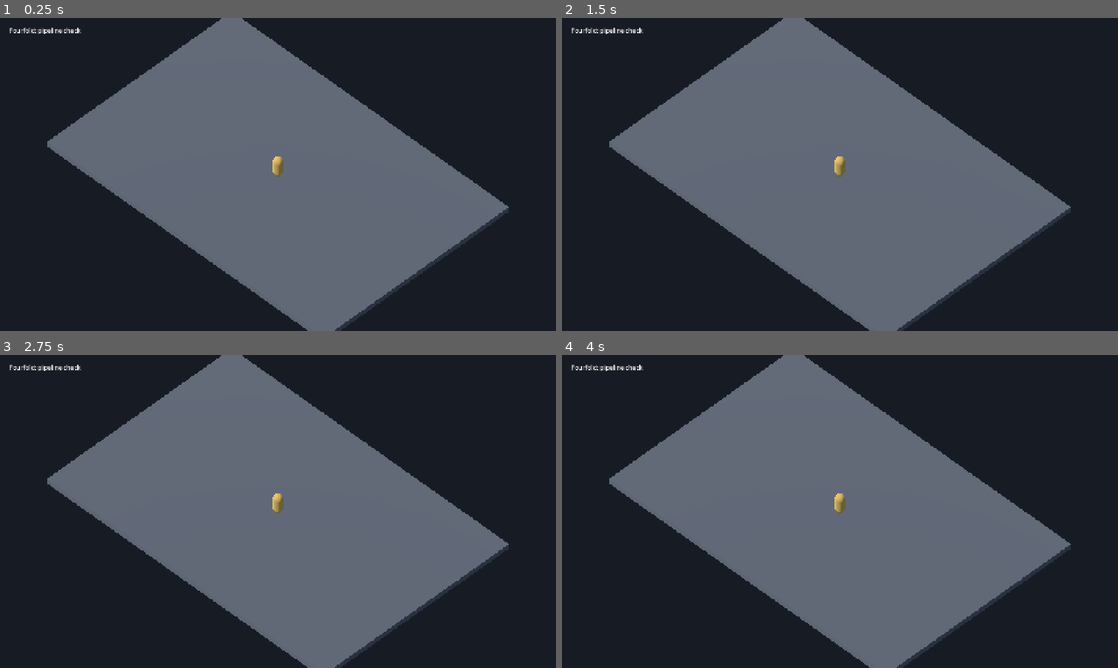
Above: before the commit, frames 1-4 (two rows, left to right).
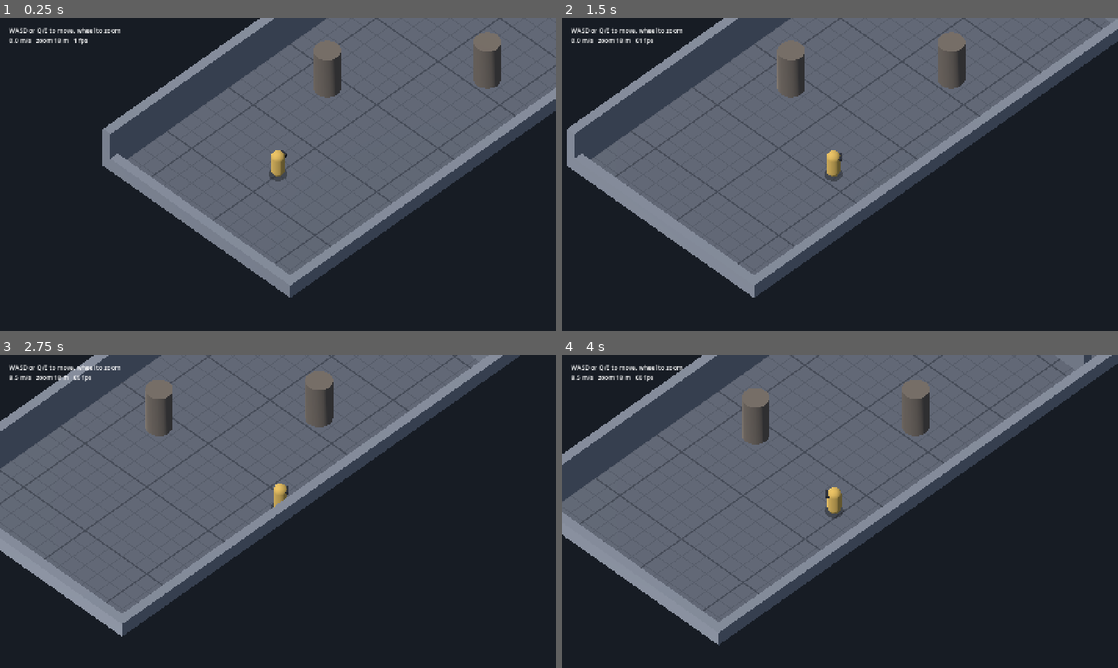
Above: after the commit, the same moments.

Repository: mhhussain/healer-brain
Game: Godot game, scene res://scenes/main.tscn
Same seed, same stepped clock (60 frames per second), same inputs: the game is played once before the commit and once after it.
Inputs (mouse positions are in pixels of both pictures, inside the frame that each line leads up to):
- Up to frame 1 (0.25 s): no input
- Up to frame 2 (1.5 s): tap Enter at 0.5 s; move the mouse to (962, 158) at 0.52 s; hold D (move_right, bound only after the commit) 0.53-1.25 s; tap Q at 0.6 s; click (962, 158) at 0.67 s; tap E at 0.8 s; drag from (728, 190) to (812, 237) at 1.27 s
- Up to frame 3 (2.75 s): move the mouse to (333, 442) at 2.02 s; hold D (move_right, bound only after the commit) from 2.03 s (still down); tap Q at 2.1 s; click (333, 442) at 2.17 s; tap E at 2.3 s
- Up to frame 4 (4 s): release D (move_right, bound only after the commit) at 2.75 s; drag from (812, 574) to (673, 464) at 2.77 s; move the mouse to (1006, 558) at 3.52 s; hold A (move_left, bound only after the commit) from 3.53 s (still down); hold Shift from 3.53 s (still down); click (1006, 558) at 3.67 s; tap E at 3.8 s

The runs differ from the first frame. In frame 1, 38% of the frame differs, in the area x 1-100%, y 0-100%; in frame 2, 41%; in frame 3, 48%, in the area x 0-94%, y 0-100%; in frame 4, 46%.

Commit message:
Add the grey-box room, the isometric camera and hero movement
Milestone 1 (feel): a hero capsule that eases up to 8.5 m/s and turns to face
the way it goes, WASD and Q/E relative to the camera, a following camera with
lag, lead and wheel zoom, and physics interpolation so motion is smooth above
60 Hz. Speed, acceleration, turn rate, camera lag and zoom are inspector values.
DESIGN.md section 3 now describes the isometric controls.

Co-Authored-By: Claude <noreply@anthropic.com>

Diff:
--- a/game/project.godot
+++ b/game/project.godot
@@ -28,7 +28,8 @@
 
 [physics]
 
-common/physics_ticks_per_second=60
+common/physics_jitter_fix=0.0
+common/physics_interpolation=true
 
 [rendering]
 
--- /dev/null
+++ b/game/scenes/hero.tscn
@@ -0,0 +1,62 @@
+[gd_scene format=3]
+
+[ext_resource type="Script" path="res://scripts/unit.gd" id="1"]
+[ext_resource type="Script" path="res://scripts/player_input.gd" id="2"]
+
+[sub_resource type="CapsuleShape3D" id="shape"]
+radius = 0.4
+height = 1.8
+
+[sub_resource type="CapsuleMesh" id="body"]
+radius = 0.4
+height = 1.8
+
+[sub_resource type="StandardMaterial3D" id="body_mat"]
+albedo_color = Color(0.86, 0.7, 0.34, 1)
+
+[sub_resource type="BoxMesh" id="nose"]
+size = Vector3(0.5, 0.2, 0.3)
+
+[sub_resource type="StandardMaterial3D" id="nose_mat"]
+albedo_color = Color(0.16, 0.17, 0.2, 1)
+
+[sub_resource type="CylinderMesh" id="shadow"]
+top_radius = 0.55
+bottom_radius = 0.55
+height = 0.02
+radial_segments = 24
+rings = 1
+
+[sub_resource type="StandardMaterial3D" id="shadow_mat"]
+transparency = 1
+shading_mode = 0
+albedo_color = Color(0, 0, 0, 0.32)
+
+[node name="Hero" type="CharacterBody3D"]
+axis_lock_linear_y = true
+motion_mode = 1
+script = ExtResource("1")
+
+[node name="Shape" type="CollisionShape3D" parent="."]
+transform = Transform3D(1, 0, 0, 0, 1, 0, 0, 0, 1, 0, 0.9, 0)
+shape = SubResource("shape")
+
+[node name="Shadow" type="MeshInstance3D" parent="."]
+transform = Transform3D(1, 0, 0, 0, 1, 0, 0, 0, 1, 0, 0.02, 0)
+mesh = SubResource("shadow")
+surface_material_override/0 = SubResource("shadow_mat")
+
+[node name="Visual" type="Node3D" parent="."]
+
+[node name="Body" type="MeshInstance3D" parent="Visual"]
+transform = Transform3D(1, 0, 0, 0, 1, 0, 0, 0, 1, 0, 0.9, 0)
+mesh = SubResource("body")
+surface_material_override/0 = SubResource("body_mat")
+
+[node name="Nose" type="MeshInstance3D" parent="Visual"]
+transform = Transform3D(1, 0, 0, 0, 1, 0, 0, 0, 1, 0, 1.4, -0.36)
+mesh = SubResource("nose")
+surface_material_override/0 = SubResource("nose_mat")
+
+[node name="Player" type="Node" parent="."]
+script = ExtResource("2")
--- a/game/scenes/main.tscn
+++ b/game/scenes/main.tscn
@@ -1,24 +1,26 @@
 [gd_scene format=3]
+
+[ext_resource type="Script" path="res://scripts/iso_camera.gd" id="1"]
+[ext_resource type="PackedScene" path="res://scenes/hero.tscn" id="2"]
+[ext_resource type="Shader" path="res://shaders/grid.gdshader" id="3"]
+[ext_resource type="Script" path="res://scripts/feel_readout.gd" id="4"]
+[ext_resource type="Script" path="res://scripts/web_probe.gd" id="5"]
 
 [sub_resource type="Environment" id="env"]
 background_mode = 1
 background_color = Color(0.09, 0.11, 0.14, 1)
 ambient_light_source = 2
 ambient_light_color = Color(0.62, 0.68, 0.78, 1)
-ambient_light_energy = 0.6
+ambient_light_energy = 0.5
 
-[sub_resource type="BoxMesh" id="floor_mesh"]
-size = Vector3(30, 0.5, 20)
+[sub_resource type="ShaderMaterial" id="floor_mat"]
+shader = ExtResource("3")
 
-[sub_resource type="StandardMaterial3D" id="floor_mat"]
-albedo_color = Color(0.36, 0.38, 0.42, 1)
+[sub_resource type="StandardMaterial3D" id="wall_mat"]
+albedo_color = Color(0.5, 0.52, 0.56, 1)
 
-[sub_resource type="CapsuleMesh" id="hero_mesh"]
-radius = 0.4
-height = 1.8
-
-[sub_resource type="StandardMaterial3D" id="hero_mat"]
-albedo_color = Color(0.85, 0.7, 0.35, 1)
+[sub_resource type="StandardMaterial3D" id="prop_mat"]
+albedo_color = Color(0.44, 0.4, 0.36, 1)
 
 [node name="Main" type="Node3D"]
 
@@ -26,29 +28,113 @@
 environment = SubResource("env")
 
 [node name="Sun" type="DirectionalLight3D" parent="."]
-transform = Transform3D(0.866, 0.4096, -0.2868, 0, 0.5736, 0.8192, 0.5, -0.7094, 0.4967, 0, 12, 0)
+transform = Transform3D(-0.195, 0.827, -0.527, 0, 0.5375, 0.843, 0.981, 0.164, -0.105, 0, 12, 0)
 
-[node name="Camera" type="Camera3D" parent="."]
-transform = Transform3D(0.7071, -0.5, 0.5, 0, 0.7071, 0.7071, -0.7071, -0.5, 0.5, 15, 21.21, 15)
+[node name="Camera" type="Camera3D" parent="." node_paths=PackedStringArray("target")]
+transform = Transform3D(0.7071, 0.5, -0.5, 0, 0.7071, 0.7071, 0.7071, -0.5, 0.5, -13, 21.21, 15)
 projection = 1
-size = 24.0
 current = true
+size = 18.0
+script = ExtResource("1")
+target = NodePath("../Hero")
 
-[node name="Floor" type="MeshInstance3D" parent="."]
-transform = Transform3D(1, 0, 0, 0, 1, 0, 0, 0, 1, 0, -0.25, 0)
-mesh = SubResource("floor_mesh")
-surface_material_override/0 = SubResource("floor_mat")
+[node name="Hero" parent="." instance=ExtResource("2")]
+transform = Transform3D(1, 0, 0, 0, 1, 0, 0, 0, 1, 2, 0, 0)
+facing = -1.5708
 
-[node name="Hero" type="MeshInstance3D" parent="."]
-transform = Transform3D(1, 0, 0, 0, 1, 0, 0, 0, 1, 0, 0.9, 0)
-mesh = SubResource("hero_mesh")
-surface_material_override/0 = SubResource("hero_mat")
+[node name="Room" type="Node3D" parent="."]
+
+[node name="Floor" type="CSGBox3D" parent="Room"]
+transform = Transform3D(1, 0, 0, 0, 1, 0, 0, 0, 1, 26, -0.25, 0)
+size = Vector3(60, 0.5, 14)
+material = SubResource("floor_mat")
+
+[node name="BackWall" type="CSGBox3D" parent="Room"]
+transform = Transform3D(1, 0, 0, 0, 1, 0, 0, 0, 1, 26, 1.5, -7.3)
+use_collision = true
+size = Vector3(61.2, 3, 0.6)
+material = SubResource("wall_mat")
+
+[node name="EndWall" type="CSGBox3D" parent="Room"]
+transform = Transform3D(1, 0, 0, 0, 1, 0, 0, 0, 1, 56.3, 1.5, 0)
+use_collision = true
+size = Vector3(0.6, 3, 14)
+material = SubResource("wall_mat")
+
+[node name="FrontWall" type="CSGBox3D" parent="Room"]
+transform = Transform3D(1, 0, 0, 0, 1, 0, 0, 0, 1, 26, 0.5, 7.3)
+use_collision = true
+size = Vector3(61.2, 1, 0.6)
+material = SubResource("wall_mat")
+
+[node name="StartWall" type="CSGBox3D" parent="Room"]
+transform = Transform3D(1, 0, 0, 0, 1, 0, 0, 0, 1, -4.3, 0.5, 0)
+use_collision = true
+size = Vector3(0.6, 1, 14)
+material = SubResource("wall_mat")
+
+[node name="DividerBack" type="CSGBox3D" parent="Room"]
+transform = Transform3D(1, 0, 0, 0, 1, 0, 0, 0, 1, 26, 1, -4.5)
+use_collision = true
+size = Vector3(0.6, 2, 5)
+material = SubResource("wall_mat")
+
+[node name="DividerFront" type="CSGBox3D" parent="Room"]
+transform = Transform3D(1, 0, 0, 0, 1, 0, 0, 0, 1, 26, 1, 4.5)
+use_collision = true
+size = Vector3(0.6, 2, 5)
+material = SubResource("wall_mat")
+
+[node name="Pillar1" type="CSGCylinder3D" parent="Room"]
+transform = Transform3D(1, 0, 0, 0, 1, 0, 0, 0, 1, 9, 1.5, -3)
+use_collision = true
+radius = 0.8
+height = 3.0
+sides = 20
+material = SubResource("prop_mat")
+
+[node name="Pillar2" type="CSGCylinder3D" parent="Room"]
+transform = Transform3D(1, 0, 0, 0, 1, 0, 0, 0, 1, 16, 1.5, 3)
+use_collision = true
+radius = 0.8
+height = 3.0
+sides = 20
+material = SubResource("prop_mat")
+
+[node name="Pillar3" type="CSGCylinder3D" parent="Room"]
+transform = Transform3D(1, 0, 0, 0, 1, 0, 0, 0, 1, 36, 1.5, -2)
+use_collision = true
+radius = 0.8
+height = 3.0
+sides = 20
+material = SubResource("prop_mat")
+
+[node name="Pillar4" type="CSGCylinder3D" parent="Room"]
+transform = Transform3D(1, 0, 0, 0, 1, 0, 0, 0, 1, 44, 1.5, 3)
+use_collision = true
+radius = 0.8
+height = 3.0
+sides = 20
+material = SubResource("prop_mat")
+
+[node name="Crate" type="CSGBox3D" parent="Room"]
+transform = Transform3D(0.94, 0, 0.342, 0, 1, 0, -0.342, 0, 0.94, 20, 0.6, -4.6)
+use_collision = true
+size = Vector3(1.2, 1.2, 1.2)
+material = SubResource("prop_mat")
 
 [node name="Hud" type="CanvasLayer" parent="."]
 
-[node name="Title" type="Label" parent="Hud"]
+[node name="Readout" type="Label" parent="Hud" node_paths=PackedStringArray("unit", "camera")]
 offset_left = 24.0
 offset_top = 20.0
 offset_right = 600.0
-offset_bottom = 60.0
-text = "Fourfold: pipeline check"
+offset_bottom = 80.0
+script = ExtResource("4")
+unit = NodePath("../../Hero")
+camera = NodePath("../../Camera")
+
+[node name="WebProbe" type="Node" parent="." node_paths=PackedStringArray("unit", "camera")]
+script = ExtResource("5")
+unit = NodePath("../Hero")
+camera = NodePath("../Camera")
--- /dev/null
+++ b/game/scripts/controls.gd
@@ -0,0 +1,29 @@
+class_name Controls
+extends RefCounted
+
+# The keys the game itself uses, by where they sit on the keyboard. Ability keys join these later.
+const MOVE := {
+	"move_left": [KEY_A, KEY_Q],
+	"move_right": [KEY_D, KEY_E],
+	"move_up": [KEY_W],
+	"move_down": [KEY_S],
+}
+
+
+static func install() -> void:
+	for action: String in MOVE:
+		if InputMap.has_action(action):
+			InputMap.erase_action(action)
+		InputMap.add_action(action)
+		for code: Key in MOVE[action]:
+			var ev := InputEventKey.new()
+			ev.physical_keycode = code
+			InputMap.action_add_event(action, ev)
+
+
+# Turns the movement keys (x to the right of the screen, y down it) into a direction on the floor,
+# as the camera sees it: "up" is away from the camera, whichever way the camera is turned.
+static func ground_direction(stick: Vector2, camera_basis: Basis) -> Vector3:
+	var right := Vector3(camera_basis.x.x, 0, camera_basis.x.z).normalized()
+	var away := Vector3(-camera_basis.z.x, 0, -camera_basis.z.z).normalized()
+	return (right * stick.x - away * stick.y).limit_length(1.0)
--- /dev/null
+++ b/game/scripts/feel_readout.gd
@@ -0,0 +1,13 @@
+extends Label
+
+# A corner readout for tuning the feel: how fast the hero is going and how smoothly the game draws.
+
+@export var unit: Unit
+@export var camera: IsoCamera
+
+
+func _process(_delta: float) -> void:
+	if unit == null or camera == null:
+		return
+	text = "WASD or Q/E to move, wheel to zoom\n%.1f m/s   zoom %.0f m   %d fps" % [
+		unit.velocity.length(), camera.zoom, Engine.get_frames_per_second()]
--- /dev/null
+++ b/game/scripts/iso_camera.gd
@@ -0,0 +1,87 @@
+class_name IsoCamera
+extends Camera3D
+
+# The fixed isometric camera: flat (orthographic) projection, looking down from a corner, following
+# a target with a little lag and a little lead. It never turns during play; the wheel zooms.
+
+@export var target: Node3D
+
+@export_group("Angle")
+## Which corner it looks from, in degrees about the vertical.
+@export_range(-180, 180) var yaw_deg := -45.0
+## How steeply it looks down.
+@export_range(20, 80) var pitch_deg := 45.0
+## How far back it sits. With a flat projection this changes nothing you can see, only what clips.
+@export var distance := 30.0
+
+@export_group("Follow")
+## Seconds for the camera to close most of the gap to the target. 0 locks it on.
+@export var lag := 0.12
+## Metres the view leads a moving target, so you see more of where you are going.
+@export var look_ahead := 1.0
+## Seconds for that lead to swing round after a change of direction.
+@export var look_ahead_lag := 0.4
+
+@export_group("Zoom")
+## Metres of world from the top of the screen to the bottom.
+@export var zoom := 18.0
+@export var zoom_min := 12.0
+@export var zoom_max := 30.0
+@export var zoom_step := 1.5
+@export var zoom_lag := 0.08
+
+var _focus := Vector3.ZERO
+var _lead := Vector3.ZERO
+
+
+func _ready() -> void:
+	projection = PROJECTION_ORTHOGONAL
+	# the camera does its own smoothing every drawn frame, from the target's in-between position
+	physics_interpolation_mode = Node.PHYSICS_INTERPOLATION_MODE_OFF
+	size = zoom
+	if target:
+		_focus = target.global_position
+	_place()
+
+
+func _unhandled_input(event: InputEvent) -> void:
+	var mb := event as InputEventMouseButton
+	if mb and mb.pressed:
+		if mb.button_index == MOUSE_BUTTON_WHEEL_UP:
+			_zoom_by(-zoom_step)
+		elif mb.button_index == MOUSE_BUTTON_WHEEL_DOWN:
+			_zoom_by(zoom_step)
+	# trackpads: two-finger scroll and pinch
+	var pan := event as InputEventPanGesture
+	if pan:
+		_zoom_by(pan.delta.y * zoom_step * 0.5)
+	var pinch := event as InputEventMagnifyGesture
+	if pinch:
+		_zoom_by(zoom / pinch.factor - zoom)
+
+
+func _zoom_by(amount: float) -> void:
+	zoom = clampf(zoom + amount, zoom_min, zoom_max)
+
+
+func _process(delta: float) -> void:
+	if target:
+		var at := target.get_global_transform_interpolated().origin
+		var lead := Vector3.ZERO
+		var body := target as Unit
+		if body and body.speed > 0.0:
+			lead = (body.velocity / body.speed).limit_length(1.0) * look_ahead
+		_lead = _lead.lerp(lead, _ease(delta, look_ahead_lag))
+		_focus = _focus.lerp(at + _lead, _ease(delta, lag))
+	size = lerpf(size, zoom, _ease(delta, zoom_lag))
+	_place()
+
+
+# How much of a gap to close this frame so that it closes the same way at any frame rate.
+func _ease(delta: float, seconds: float) -> float:
+	return 1.0 if seconds <= 0.0 else 1.0 - exp(-delta / seconds)
+
+
+func _place() -> void:
+	rotation_degrees = Vector3(-pitch_deg, yaw_deg, 0)
+	global_position = _focus + global_basis.z * distance
--- /dev/null
+++ b/game/scripts/player_input.gd
@@ -0,0 +1,19 @@
+extends Node
+
+# Reads the movement keys and steers the unit this sits under, relative to the camera.
+
+@onready var unit: Unit = get_parent()
+
+
+func _ready() -> void:
+	Controls.install()
+	# ahead of the unit's own tick, so a key press moves it on the same tick
+	process_physics_priority = -1
+
+
+func _physics_process(_delta: float) -> void:
+	var cam := get_viewport().get_camera_3d()
+	if cam == null:
+		return
+	var stick := Input.get_vector("move_left", "move_right", "move_up", "move_down")
+	unit.wish = Controls.ground_direction(stick, cam.global_basis)
--- /dev/null
+++ b/game/scripts/unit.gd
@@ -0,0 +1,38 @@
+class_name Unit
+extends CharacterBody3D
+
+# A hero or an enemy on the floor. Whoever drives it (the player's keys now, the AI later) sets
+# `wish`; the unit turns that into movement that eases in and out, and turns to face the way it goes.
+
+@export_group("Movement")
+## Top speed in metres a second.
+@export var speed := 8.5
+## How quickly it gets up to speed, in metres a second each second.
+@export var acceleration := 90.0
+## How quickly it stops once nothing is steering it.
+@export var braking := 110.0
+## How quickly it turns to face the way it is going, in radians a second.
+@export var turn_rate := 18.0
+
+## The way it faces, as a turn about the vertical; 0 looks along -Z.
+@export_range(-180, 180, 0.1, "radians_as_degrees") var facing := 0.0
+
+## Where the driver wants to go: a direction on the floor, up to length 1.
+var wish := Vector3.ZERO
+
+@onready var visual: Node3D = $Visual
+
+
+func _ready() -> void:
+	motion_mode = MOTION_MODE_FLOATING
+	visual.rotation.y = facing
+
+
+func _physics_process(delta: float) -> void:
+	var want := Vector3(wish.x, 0, wish.z).limit_length(1.0) * speed
+	var steering := not want.is_zero_approx()
+	velocity = Vector3(velocity.x, 0, velocity.z).move_toward(want, (acceleration if steering else braking) * delta)
+	move_and_slide()
+	if steering:
+		facing = rotate_toward(facing, atan2(-want.x, -want.z), turn_rate * delta)
+	visual.rotation.y = facing
--- /dev/null
+++ b/game/scripts/web_probe.gd
@@ -0,0 +1,24 @@
+extends Node
+
+# On the web build with ?debug in the address, publishes a little state as window.fourfold, so a
+# browser test can read where the hero is and how the game is running.
+
+@export var unit: Unit
+@export var camera: IsoCamera
+
+
+func _ready() -> void:
+	set_process(OS.has_feature("web") and str(JavaScriptBridge.eval("location.search")).contains("debug"))
+
+
+func _process(_delta: float) -> void:
+	var state := {
+		"x": unit.global_position.x,
+		"z": unit.global_position.z,
+		"speed": unit.velocity.length(),
+		"facing": unit.facing,
+		"zoom": camera.zoom,
+		"fps": Engine.get_frames_per_second(),
+		"ticks": Engine.get_physics_frames(),
+	}
+	JavaScriptBridge.eval("window.fourfold=" + JSON.stringify(state), true)
--- /dev/null
+++ b/game/shaders/grid.gdshader
@@ -0,0 +1,25 @@
+shader_type spatial;
+
+// Grey-box floor: a one-metre grid with a bolder line every five, fixed to the world so that
+// movement and speed can be read against it.
+
+uniform vec3 base : source_color = vec3(0.36, 0.38, 0.42);
+uniform vec3 fine : source_color = vec3(0.31, 0.33, 0.37);
+uniform vec3 bold : source_color = vec3(0.24, 0.26, 0.3);
+
+varying vec3 world;
+
+void vertex() {
+	world = (MODEL_MATRIX * vec4(VERTEX, 1.0)).xyz;
+}
+
+float lines(vec2 p, float cell, float width) {
+	vec2 d = abs(fract(p / cell + 0.5) - 0.5) * cell;
+	return 1.0 - smoothstep(width, width + 0.02, min(d.x, d.y));
+}
+
+void fragment() {
+	vec3 c = mix(base, fine, lines(world.xz, 1.0, 0.02));
+	ALBEDO = mix(c, bold, lines(world.xz, 5.0, 0.04));
+	ROUGHNESS = 0.9;
+}
--- /dev/null
+++ b/game/tests/test_movement.gd
@@ -0,0 +1,71 @@
+extends GutTest
+
+# Milestone 1: how the hero moves and how the keys map onto the floor.
+
+const HERO := preload("res://scenes/hero.tscn")
+
+var hero: Unit
+
+
+func before_each():
+	hero = HERO.instantiate()
+	hero.get_node("Player").queue_free()  # the tests steer it themselves
+	add_child_autofree(hero)
+	await wait_physics_frames(2)
+
+
+func test_reaches_top_speed_and_holds_it():
+	hero.wish = Vector3.RIGHT
+	await wait_physics_frames(30)
+	assert_almost_eq(hero.velocity.length(), hero.speed, 0.01)
+	assert_gt(hero.global_position.x, 3.0, "it has covered ground")
+	assert_almost_eq(hero.global_position.y, 0.0, 0.001, "it stays on the floor")
+
+
+func test_gets_up_to_speed_quickly():
+	hero.wish = Vector3.RIGHT
+	await wait_physics_frames(8)
+	assert_almost_eq(hero.velocity.length(), hero.speed, 0.01, "full speed inside an eighth of a second")
+
+
+func test_stops_soon_after_the_keys_are_let_go():
+	hero.wish = Vector3.RIGHT
+	await wait_physics_frames(30)
+	hero.wish = Vector3.ZERO
+	var from := hero.global_position
+	await wait_physics_frames(12)
+	assert_eq(hero.velocity, Vector3.ZERO)
+	assert_lt(hero.global_position.distance_to(from), 0.6, "it does not slide far")
+
+
+func test_a_diagonal_is_no_faster():
+	hero.wish = Vector3(1, 0, 1)
+	await wait_physics_frames(30)
+	assert_almost_eq(hero.velocity.length(), hero.speed, 0.01)
+
+
+func test_turns_to_face_the_way_it_goes():
+	hero.wish = Vector3.RIGHT
+	await wait_physics_frames(30)
+	var looking := -hero.visual.global_basis.z
+	assert_almost_eq(looking.x, 1.0, 0.01)
+
+
+func test_keys_follow_the_camera():
+	# the camera in the main scene: looking down from a corner
+	var basis := Basis.from_euler(Vector3(deg_to_rad(-45), deg_to_rad(-45), 0))
+	var up := Controls.ground_direction(Vector2.UP, basis)
+	var right := Controls.ground_direction(Vector2.RIGHT, basis)
+	assert_almost_eq(up, Vector3(1, 0, -1).normalized(), Vector3.ONE * 0.001, "W goes up the screen")
+	assert_almost_eq(right, Vector3(1, 0, 1).normalized(), Vector3.ONE * 0.001, "D goes to the right of it")
+	assert_almost_eq(Controls.ground_direction(Vector2(1, -1), basis).length(), 1.0, 0.001, "two keys are no faster than one")
+
+
+func test_q_and_e_move_too():
+	Controls.install()
+	var q := InputEventKey.new()
+	q.physical_keycode = KEY_Q
+	var e := InputEventKey.new()
+	e.physical_keycode = KEY_E
+	assert_true(InputMap.action_has_event("move_left", q))
+	assert_true(InputMap.action_has_event("move_right", e))
Not shown, added: game/scripts/controls.gd.uid
Not shown, added: game/scripts/feel_readout.gd.uid
Not shown, added: game/scripts/iso_camera.gd.uid
Not shown, added: game/scripts/player_input.gd.uid
Not shown, added: game/scripts/unit.gd.uid
Not shown, added: game/scripts/web_probe.gd.uid
Not shown, added: game/shaders/grid.gdshader.uid
Not shown, added: game/tests/test_movement.gd.uid
Not shown, changed: DESIGN.md
